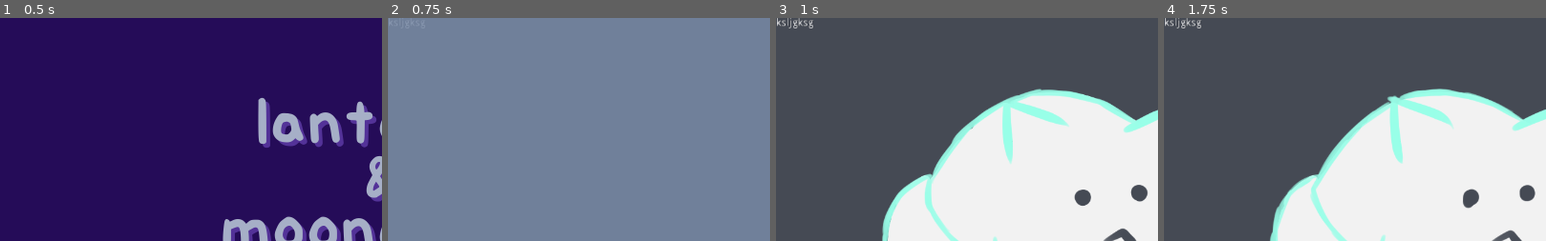
Above: before the commit, frames 1-4 (left to right).
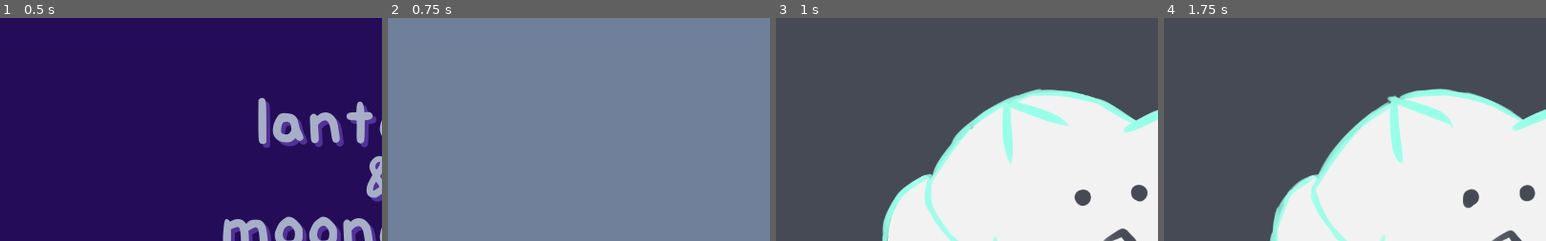
Above: after the commit, the same moments.

Repository: bucketfish/lanterns-mooncakes
Game: Godot game, scene res://base.tscn
The game is run twice, just before and just after one commit, with the same random seed, the same clock (stepped at 60 frames per second) and the same inputs.
Inputs:
- Up to frame 1 (0.5 s): no input
- Up to frame 2 (0.75 s): tap Space at 0.5 s; hold Right (right) from 0.53 s (still down); hold Z (jump) from 0.53 s (still down)
- Up to frame 3 (1 s): keep holding Right (right); keep holding Z (jump)
- Up to frame 4 (1.75 s): release Right (right) at 1.28 s; release Z (jump) at 1.28 s; hold Left (left) from 1.28 s (still down); tap Z (jump) at 1.35, 1.52 s
The pictures show only the part of the screen within x 0-50%, y 0-50%; the shares and areas given below are measured in that part.

Frame 1 is identical in both runs. In frame 2, less than 0.1% of the frame differs, in the area x 0-1%, y 2-3%; in frame 3, 0.2%, in the area x 0-10%, y 0-5%; in frame 4, 0.2%.

Commit message:
YAYY DONE

Diff:
--- a/godot/base.gd
+++ b/godot/base.gd
@@ -59,7 +59,6 @@
 		intro.usingend = true
 		fade.play("fade")
 		yield(fade, "animation_finished")
-		intro.visible = false
 		intro.visible = true
 		fade.play_backwards("fade")
 		yield(fade, "animation_finished")
--- a/godot/base.tscn
+++ b/godot/base.tscn
@@ -26,6 +26,7 @@
 [ext_resource path="res://mooncake.png" type="Texture" id=24]
 [ext_resource path="res://back/skyline.png" type="Texture" id=25]
 [ext_resource path="res://back/moon.png" type="Texture" id=26]
+[ext_resource path="res://audio/lanterns&mooncakes.wav" type="AudioStream" id=27]
 
 [sub_resource type="RectangleShape2D" id=2]
 extents = Vector2( 312.5, 81.5 )
@@ -298,8 +299,8 @@
 scale = Vector2( 0.1, 1 )
 
 [node name="floor7" parent="room1" instance=ExtResource( 8 )]
-position = Vector2( 2593, 385 )
-scale = Vector2( 0.26001, 1 )
+position = Vector2( 2529, 385 )
+scale = Vector2( 0.38001, 1 )
 
 [node name="floor4" parent="room1" instance=ExtResource( 8 )]
 position = Vector2( 3672, 247 )
@@ -699,6 +700,7 @@
 position = Vector2( 34311, 0 )
 rotation = 3.14152
 scale = Vector2( -1, -1 )
+pickup = false
 
 [node name="Area2D" parent="building4" index="2"]
 position = Vector2( 13, -47.0128 )
@@ -707,6 +709,7 @@
 position = Vector2( 34317, 247 )
 scale = Vector2( 0.8, 0.8 )
 frames = SubResource( 6 )
+frame = 1
 playing = true
 flip_h = true
 
@@ -753,11 +756,10 @@
 [node name="ParallaxBackground" type="ParallaxBackground" parent="player/Camera2D"]
 
 [node name="ParallaxLayer5" type="ParallaxLayer" parent="player/Camera2D/ParallaxBackground"]
-position = Vector2( -399, -5 )
 motion_scale = Vector2( 0.025, 0 )
 
 [node name="Moon" type="Sprite" parent="player/Camera2D/ParallaxBackground/ParallaxLayer5"]
-position = Vector2( 905, -179 )
+position = Vector2( 521, -179 )
 scale = Vector2( 0.8, 0.8 )
 texture = ExtResource( 26 )
 
@@ -865,18 +867,8 @@
 visible = false
 position = Vector2( 465, 199 )
 frames = SubResource( 7 )
-frame = 1
 playing = true
 flip_h = true
-
-[node name="Control" type="Control" parent="CanvasLayer"]
-anchor_right = 1.0
-anchor_bottom = 1.0
-
-[node name="debug" type="Label" parent="CanvasLayer/Control"]
-margin_right = 40.0
-margin_bottom = 14.0
-text = "ksljgksg"
 
 [node name="start" type="Control" parent="CanvasLayer"]
 anchor_right = 1.0
@@ -915,7 +907,7 @@
 margin_left = 347.0
 margin_top = 463.0
 margin_right = 681.0
-margin_bottom = 500.02
+margin_bottom = 500.03
 custom_fonts/font = ExtResource( 23 )
 text = "press space to begin!"
 
@@ -982,6 +974,10 @@
 [node name="AnimationPlayer" type="AnimationPlayer" parent="CanvasLayer/fade"]
 anims/RESET = SubResource( 13 )
 anims/fade = SubResource( 14 )
+
+[node name="music" type="AudioStreamPlayer" parent="."]
+stream = ExtResource( 27 )
+autoplay = true
 
 [connection signal="body_entered" from="building2/Area2D" to="." method="_on_building2_body_entered"]
 [connection signal="body_entered" from="building4/Area2D" to="." method="_on_ending_body_entered"]
--- a/godot/building/building.gd
+++ b/godot/building/building.gd
@@ -2,7 +2,7 @@
 
 export var itemname: String
 
-
+export var pickup = true
 # Called when the node enters the scene tree for the first time.
 func _ready():
 	pass # Replace with function body.
@@ -14,5 +14,6 @@
 
 
 func _on_Area2D_body_entered(body):
-	if body.is_in_group("player"):
+	if body.is_in_group("player") && pickup:
+		$AudioStreamPlayer.play()
 		body.pickup(itemname)
--- a/godot/building/building.tscn
+++ b/godot/building/building.tscn
@@ -1,7 +1,8 @@
-[gd_scene load_steps=7 format=2]
+[gd_scene load_steps=8 format=2]
 
 [ext_resource path="res://building/building.png" type="Texture" id=1]
 [ext_resource path="res://building/building.gd" type="Script" id=2]
+[ext_resource path="res://audio/try1.wav" type="AudioStream" id=3]
 
 [sub_resource type="RectangleShape2D" id=1]
 extents = Vector2( 328.5, 87.5 )
@@ -55,4 +56,7 @@
 position = Vector2( -110, 259 )
 shape = SubResource( 4 )
 
+[node name="AudioStreamPlayer" type="AudioStreamPlayer" parent="."]
+stream = ExtResource( 3 )
+
 [connection signal="body_entered" from="Area2D" to="." method="_on_Area2D_body_entered"]
--- a/godot/player/player.gd
+++ b/godot/player/player.gd
@@ -42,6 +42,7 @@
 var rng = RandomNumberGenerator.new()
 
 onready var jumpsound = $AudioStreamPlayer
+onready var jump = $jump
 var prev_floor = true
 
 func _ready():
@@ -71,18 +72,14 @@
 	if state == "falling" && onfloor:
 		set_state("land")
 
-#	if (onfloor) && !touching:
-#		touching = true
+	if onfloor && !touching:
+		touching = true
 #		set_state("land")
-#		jumpsound.stream = pianosounds[rng.randi_range(0, 7)]
-#		jumpsound.play()
+		jumpsound.play()
 
-#	if (onfloor || leftwall || rightwall) && !touching:
-#		touching = true
-##		jumpsound.play()
 #
-#	if !onfloor && !leftwall && !rightwall:
-#		touching = false
+	if !onfloor:
+		touching = false
 
 	#direction of player
 	var dir = 0
@@ -119,7 +116,10 @@
 
 	if Input.is_action_just_pressed("jump"):
 		if (onfloor && state != "jumping") || (!doubled && candouble):
+
 			set_state("jumping")
+
+			jump.play()
 
 			doubled = false
 
--- a/godot/player/player.tscn
+++ b/godot/player/player.tscn
@@ -1,8 +1,10 @@
-[gd_scene load_steps=29 format=2]
+[gd_scene load_steps=31 format=2]
 
 [ext_resource path="res://player/player.gd" type="Script" id=1]
 [ext_resource path="res://player/spritesheet.png" type="Texture" id=2]
 [ext_resource path="res://christmas lights.ttf" type="DynamicFontData" id=3]
+[ext_resource path="res://audio/click.wav" type="AudioStream" id=4]
+[ext_resource path="res://audio/jump ig.wav" type="AudioStream" id=5]
 
 [sub_resource type="Animation" id=1]
 length = 0.001
@@ -339,6 +341,9 @@
 collision_mask = 2
 
 [node name="AudioStreamPlayer" type="AudioStreamPlayer" parent="."]
+stream = ExtResource( 4 )
+volume_db = -27.87
+pitch_scale = 0.82
 
 [node name="Label" type="Label" parent="."]
 modulate = Color( 1, 1, 1, 0 )
@@ -357,3 +362,7 @@
 [node name="text" type="AnimationPlayer" parent="."]
 anims/RESET = SubResource( 35 )
 anims/show = SubResource( 36 )
+
+[node name="jump" type="AudioStreamPlayer" parent="."]
+stream = ExtResource( 5 )
+volume_db = -13.043
--- a/godot/project.godot
+++ b/godot/project.godot
@@ -10,9 +10,12 @@
 
 [application]
 
-config/name="lantern"
+config/name="lanterns & mooncakes"
 run/main_scene="res://base.tscn"
-config/icon="res://icon.png"
+boot_splash/image="res://mooncake.png"
+boot_splash/fullsize=false
+boot_splash/bg_color=Color( 0.14902, 0.0509804, 0.34902, 1 )
+config/icon="res://mooncake.png"
 
 [display]
 
Not shown, added: godot/audio/click.wav.import
Not shown, added: godot/audio/floor.wav.import
Not shown, added: godot/audio/jump ig.wav.import
Not shown, added: godot/audio/lanterns & mooncakes.wav.import
Not shown, added: godot/audio/lanterns&mooncakes.wav.import
Not shown, added: godot/audio/try1.wav.import
Not shown, added: godot/audio/try2.wav.import
Not shown: 1 places in godot/base.tscn that only renumber resources
Not shown, added: godot/audio/click.wav
Not shown, added: godot/audio/floor.wav
Not shown, added: godot/audio/jump ig.wav
Not shown, added: godot/audio/lanterns&mooncakes.wav
(and 2 more such lines)
